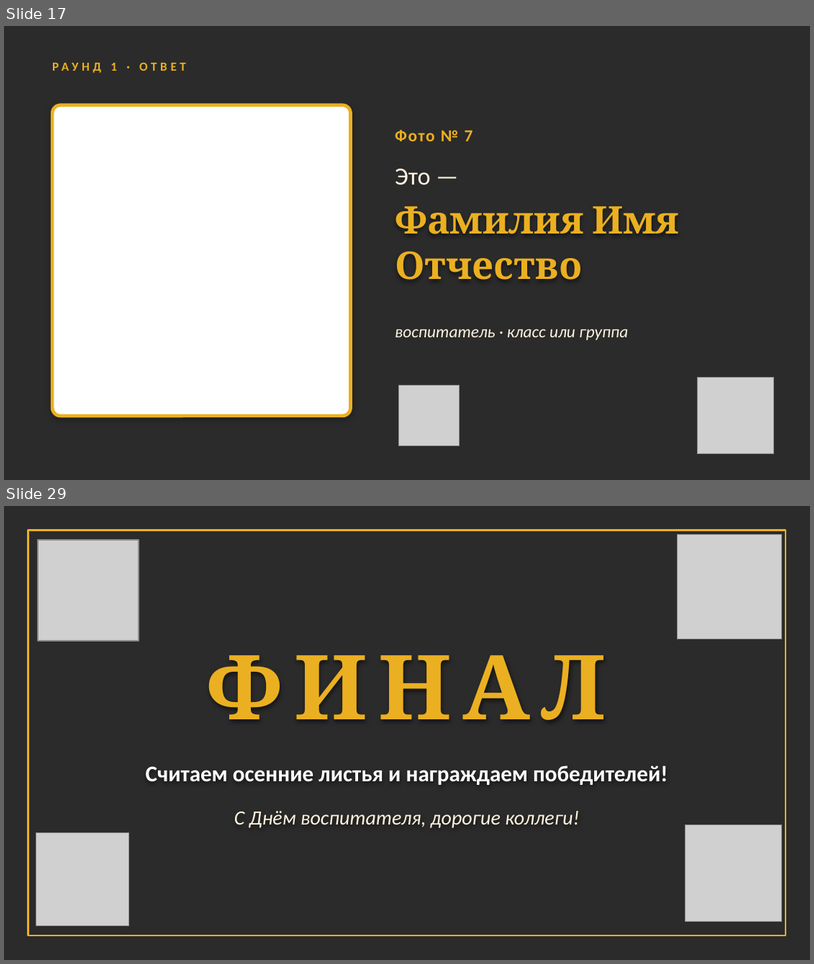
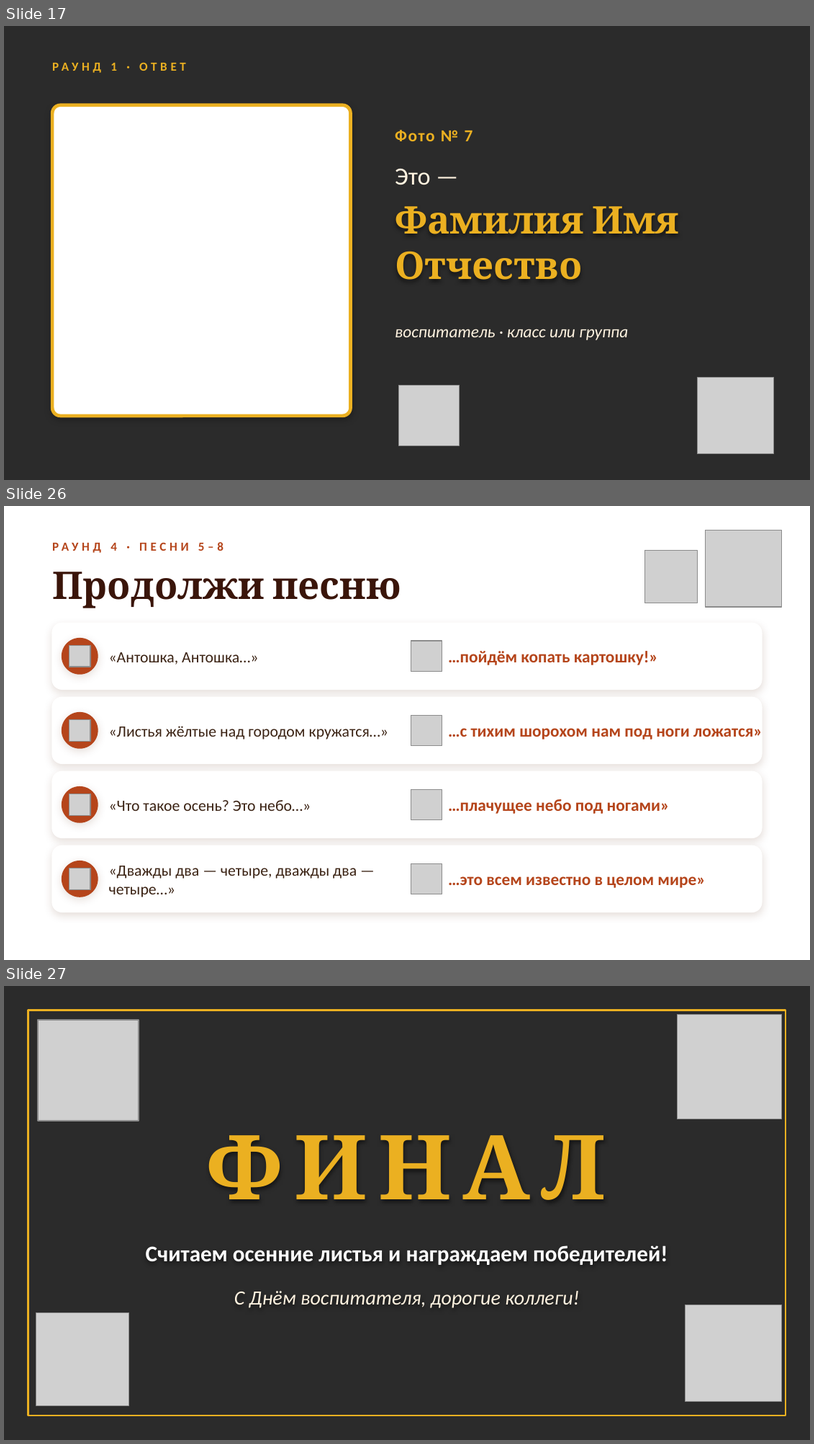
Before and after one commit to sl-himmelreich/heinrich-mario, a slide deck: День_воспитателя_конкурс.pptx. Shown one above the other, each under a label of ours: slides 17 and 29 before the commit, slides 17, 26 and 27 after it; the slides between them are not shown. The pictures are 814x964 and 814x1444 pixels, drawn with LibreOffice and Linux fonts; fonts in the diff are those of the drawing; grey boxes stand for pictures; background and template pictures are left out; a plain dark background stands for a picture behind light text. Boxes give left, top, right and bottom in pixels: in the first picture for what was removed or moved away, otherwise in the second. Text is boxed around its words. In the diff, an @@ line names an element or a change of style, - is before the commit and + after.

```diff
--- a/День_воспитателя_конкурс.pptx
+++ b/День_воспитателя_конкурс.pptx
@@ slide 26 added at box(4, 506, 810, 960), background picture (left out) @@
@@ text added at box(52, 542, 224, 553), 11 pt, text #B5451B, bold @@
+РАУНД 4 · ПЕСНИ 5–8
@@ picture added at box(705, 530, 782, 607) @@
@@ picture added at box(645, 551, 697, 602) @@
@@ text added at box(52, 572, 401, 608), 34 pt, text #3A150A, bold @@
+Продолжи песню
@@ rounded rectangle added at box(52, 623, 762, 689), fill #FFFFFF, outline #FFFFFF 1 pt @@
@@ ellipse added at box(62, 638, 98, 674), fill #B5451B, outline #B5451B 1 pt @@
@@ picture added at box(70, 646, 90, 667) @@
@@ text added at box(109, 652, 258, 664), 14 pt, text #3B2314 @@
+«Антошка, Антошка…»
@@ picture added at box(412, 641, 442, 672) @@
@@ text added at box(448, 651, 658, 665), 15 pt, text #B5451B, bold @@
+…пойдём копать картошку!»
@@ rounded rectangle added at box(52, 697, 762, 763), fill #FFFFFF, outline #FFFFFF 1 pt @@
@@ ellipse added at box(62, 713, 98, 748), fill #B5451B, outline #B5451B 1 pt @@
@@ picture added at box(70, 720, 90, 741) @@
@@ picture added at box(412, 715, 442, 746) @@
@@ text added at box(109, 726, 388, 739), 14 pt, text #3B2314 @@
+«Листья жёлтые над городом кружатся…»
@@ text added at box(448, 728, 763, 739), 15 pt, text #B5451B, bold @@
+…с тихим шорохом нам под ноги ложатся»
@@ rounded rectangle added at box(52, 771, 762, 837), fill #FFFFFF, outline #FFFFFF 1 pt @@
@@ ellipse added at box(62, 787, 98, 822), fill #B5451B, outline #B5451B 1 pt @@
@@ picture added at box(70, 794, 90, 815) @@
@@ text added at box(109, 800, 311, 811), 14 pt, text #3B2314 @@
+«Что такое осень? Это небо…»
@@ picture added at box(412, 789, 442, 820) @@
@@ text added at box(448, 799, 670, 813), 15 pt, text #B5451B, bold @@
+…плачущее небо под ногами»
@@ rounded rectangle added at box(52, 846, 762, 911), fill #FFFFFF, outline #FFFFFF 1 pt @@
@@ ellipse added at box(62, 861, 98, 896), fill #B5451B, outline #B5451B 1 pt @@
@@ picture added at box(70, 868, 90, 889) @@
@@ text added at box(109, 865, 357, 897), 14 pt, text #3B2314 @@
+«Дважды два — четыре, дважды два — четыре…»
@@ picture added at box(412, 863, 442, 894) @@
@@ text added at box(448, 876, 705, 888), 15 pt, text #B5451B, bold @@
+…это всем известно в целом мире»
@@ what was slide 29 is now slide 27 @@
```
Also in this commit, not shown: 15 slides changed, 1 other slide added, 4 slides removed, 1 other file.
